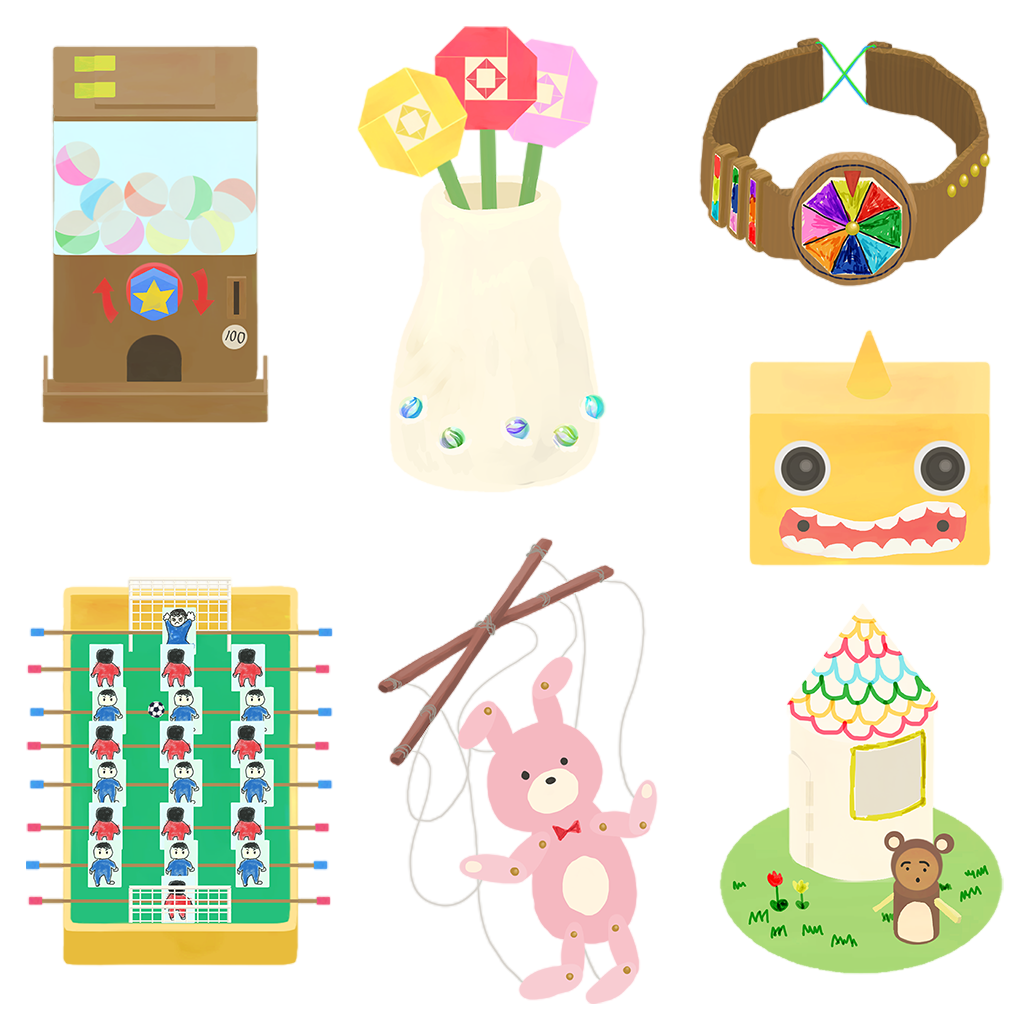
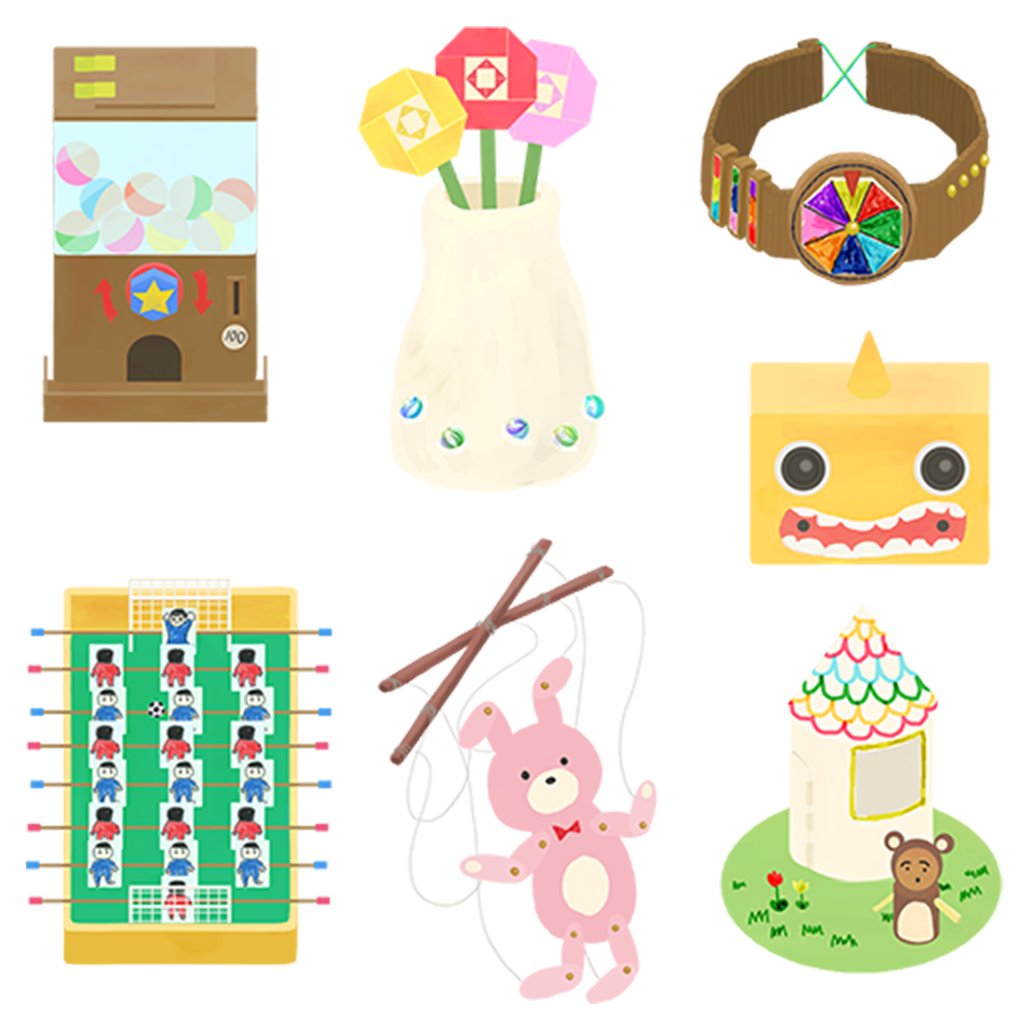
Layer changes from the first (1024, 1024) image to the second:
removed layer "レイヤー 1" over bbox(26, 26, 1003, 1004)
